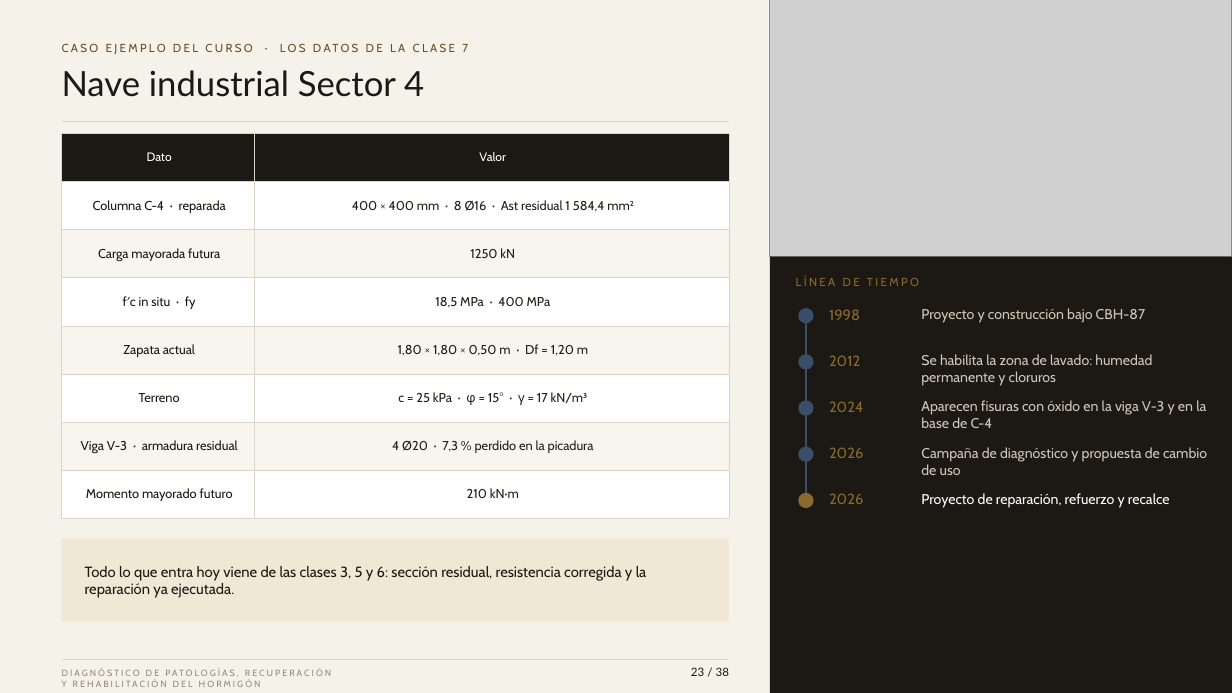
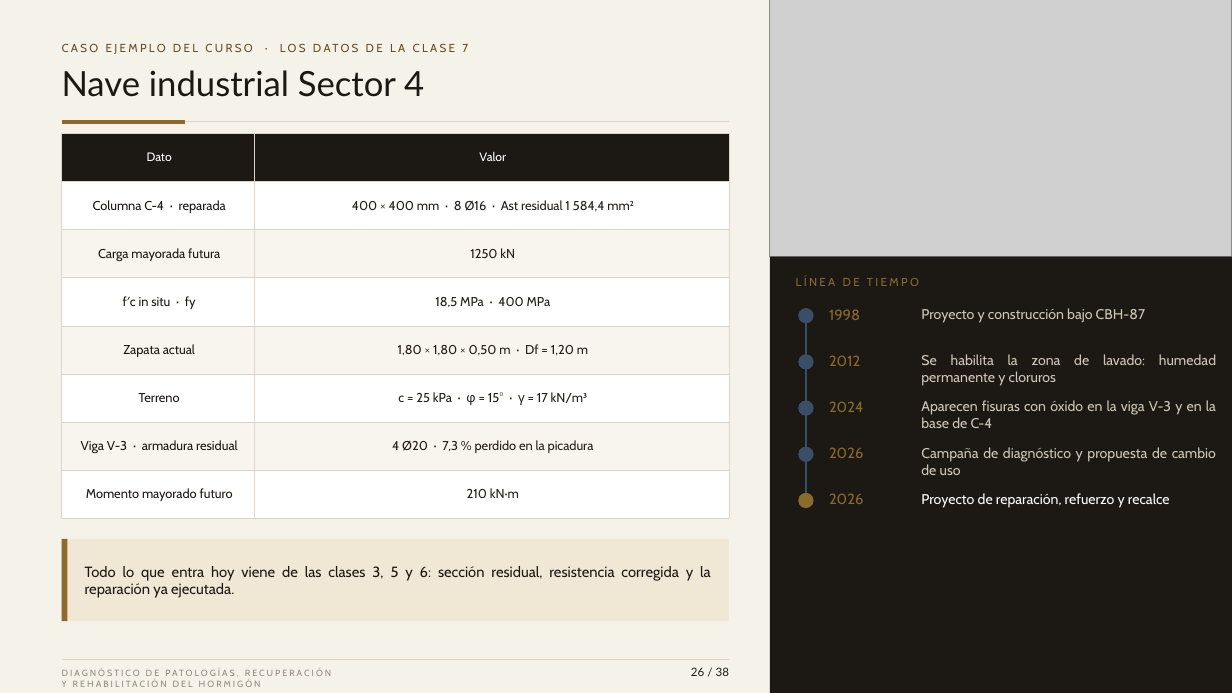
Before and after one commit to kevinyerkovc-cmd/Yerko, a slide deck: slide 26 of PH_Clase_7_Refuerzo_recalce_y_gestion.pptx (slide 23 before the commit). Drawn at 1232x693 pixels with LibreOffice and Linux fonts; fonts in the diff are those of the drawing; grey boxes stand for pictures. Boxes give left, top, right and bottom in pixels: in the first picture for what was removed or moved away, otherwise in the second. Text is boxed around its words. In the diff, an @@ line names an element or a change of style, - is before the commit and + after.

```diff
--- a/PH_Clase_7_Refuerzo_recalce_y_gestion.pptx
+++ b/PH_Clase_7_Refuerzo_recalce_y_gestion.pptx
@@ line added from (62, 122) to (185, 122), #8A6A2F 2.5 pt @@
@@ alignment left to justified in 4 elements at (85, 566, 711, 598), (921, 354, 1216, 386), (921, 400, 1216, 428), (921, 447, 1216, 475) @@
@@ rectangle added at (62, 539, 67, 621), fill #8A6A2F @@
@@ text at (691, 667, 729, 676): text changed @@
-23 / 38
+26 / 38
```
Also in this commit, not shown: 34 other slides changed, 3 slides added, 3 slides removed, 2 other files.
